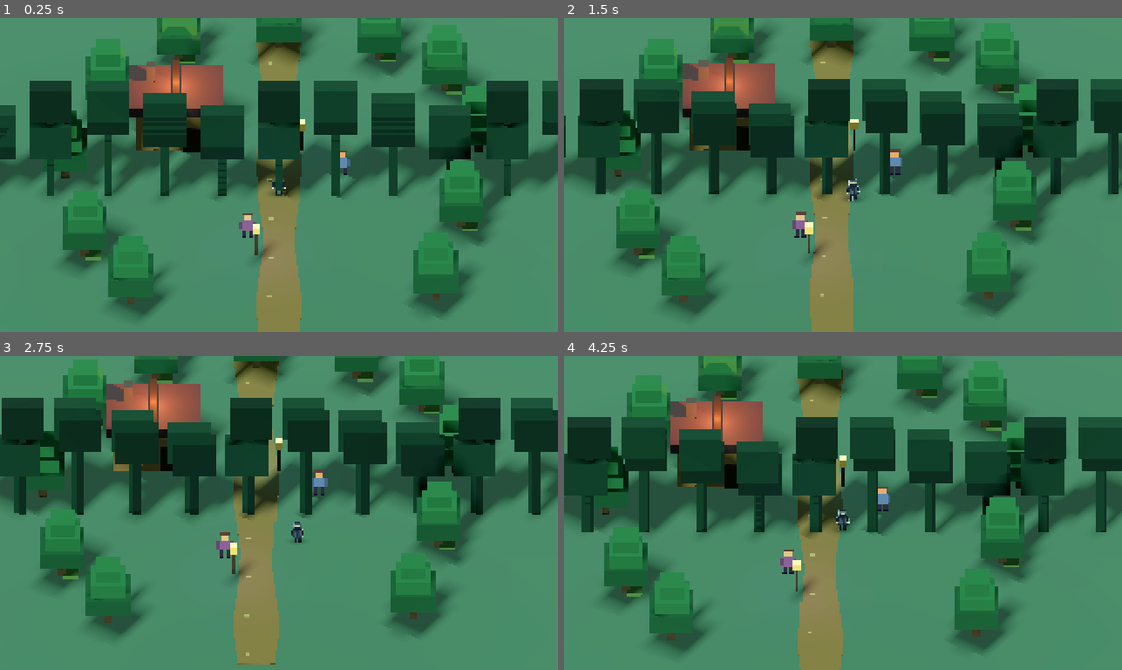
Above: before the commit, frames 1-4 (two rows, left to right).
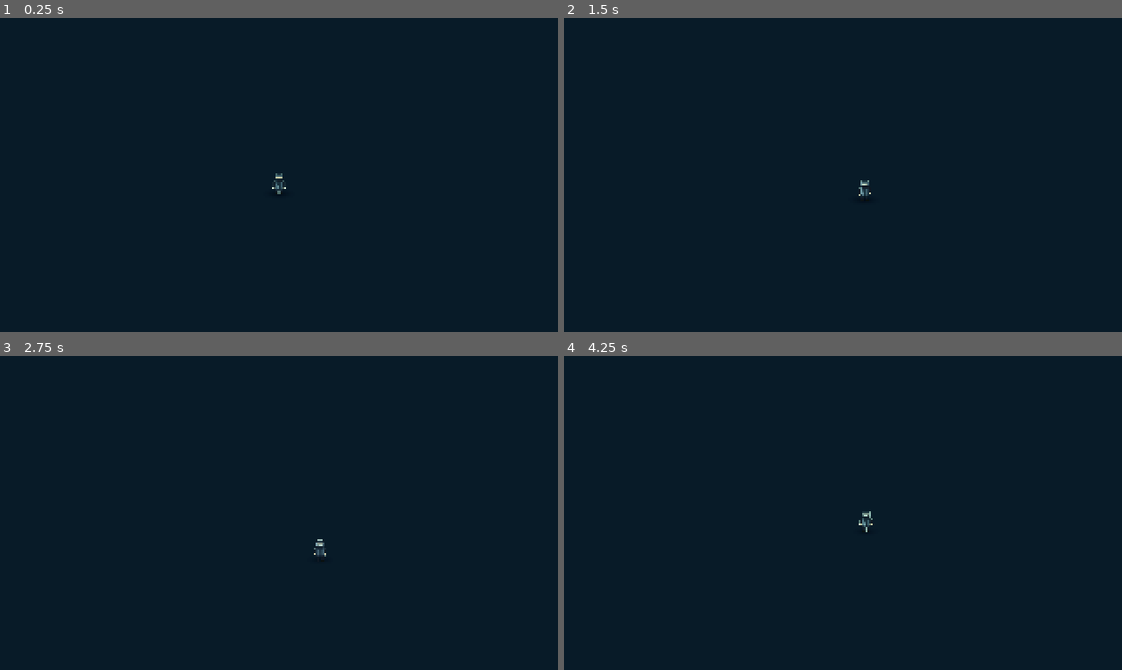
Above: after the commit, the same moments.

Repository: s1nnrockk/PIXELBOUND
Game: Godot game, scene res://scenes/test_lighting.tscn
Two runs of this game, one before a commit and one after it. Both use one fixed random seed, a clock stepped at 60 frames per second and the inputs below.
Inputs:
- Up to frame 1 (0.25 s): no input
- Up to frame 2 (1.5 s): tap Enter at 0.5 s; hold Right (ui_right) 0.53-1.28 s; hold Shift 0.53-1.28 s; hold Down (ui_down) from 1.28 s (still down); tap Shift at 1.35 s
- Up to frame 3 (2.75 s): release Down (ui_down) at 2.03 s; hold Right (ui_right) from 2.03 s (still down); hold Shift from 2.03 s (still down)
- Up to frame 4 (4.25 s): release Right (ui_right) at 2.78 s; release Shift at 2.78 s; hold Up (ui_up) 2.78-3.53 s; tap Shift at 2.85 s; hold Left (ui_left) from 3.53 s (still down); hold Shift from 3.53 s (still down)

The runs differ from the first frame. In frame 1, 94% of the frame differs, in the area x 0-100%, y 0-100%; in frame 2, 90%; in frame 3, 90%; in frame 4, 94%.
Error after the commit: Parse Error: Cannot infer the type of "a" variable because the value doesn't have a set type. (res://scripts/forest_location.gd:91)

Commit message:
Expand forest into a vast handcrafted-feeling world

Diff:
--- a/scripts/forest_location.gd
+++ b/scripts/forest_location.gd
@@ -3,10 +3,21 @@
 @onready var character: CharacterBody3D = $Character
 @onready var camera: Camera3D = $Camera3D
 
+const WORLD_HALF := 120.0
+const PATH_WIDTH := 2.2
+const PATH_STEP := 1.25
+
 var camera_origin := Vector3(0.0, 8.5, 9.5)
 var parallax_layers: Array[Node3D] = []
+var path_points: Array[Vector3] = []
+var rng := RandomNumberGenerator.new()
+
+var grass_material: StandardMaterial3D
+var path_material: StandardMaterial3D
+var path_edge_material: StandardMaterial3D
 
 func _ready() -> void:
+	rng.seed = 9042026
 	_build_forest()
 	camera.position = camera_origin
 	camera.rotation = Vector3(-0.68, 0.0, 0.0)
@@ -25,75 +36,243 @@
 		layer.position.z = -target.z * factor * 0.35
 
 func _build_forest() -> void:
-	var ground_mat := _mat(Color("#243d32"), 1.0)
+	grass_material = _mat(Color("#243d32"))
+	path_material = _mat(Color("#796044"))
+	path_edge_material = _mat(Color("#a18a61"))
+	_add_ground()
+	_build_long_trail()
+	_build_house(Vector3(-5.0, 0.0, -5.0))
+	_build_lake_and_bridge(Vector3(42.0, 0.0, -30.0))
+	_build_ruins(Vector3(-54.0, 0.0, -62.0))
+	_build_watchtower(Vector3(62.0, 0.0, 48.0))
+	_build_camp(Vector3(-48.0, 0.0, 52.0))
+	_build_mushroom_glade(Vector3(18.0, 0.0, 72.0))
+	_build_tree_population()
+	_build_npc(Vector3(2.0, 0.0, -1.0), Color("#d18b55"), Color("#4c6b8b"))
+	_build_npc(Vector3(-1.0, 0.0, 2.5), Color("#c7a56b"), Color("#6b4d76"))
+	_build_npc(Vector3(39.0, 0.0, -26.0), Color("#c99b7a"), Color("#536f58"))
+	_build_npc(Vector3(-51.0, 0.0, -59.0), Color("#b7a0d2"), Color("#8a553f"))
+	_build_lantern(Vector3(0.8, 0.0, -2.4))
+	_build_lantern(Vector3(-0.8, 0.0, 3.4))
+	_build_parallax_horizon()
+
+func _add_ground() -> void:
 	var ground := MeshInstance3D.new()
-	var ground_mesh := PlaneMesh.new()
-	ground_mesh.size = Vector2(36.0, 36.0)
-	ground.mesh = ground_mesh
-	ground.material_override = ground_mat
+	var mesh := PlaneMesh.new()
+	mesh.size = Vector2(WORLD_HALF * 2.0 + 40.0, WORLD_HALF * 2.0 + 40.0)
+	ground.mesh = mesh
+	ground.material_override = grass_material
 	ground.position.y = -0.12
 	add_child(ground)
 
-	_build_path()
-	_build_house(Vector3(-3.6, 0.0, -3.4))
-	_build_tree_ring()
-	_build_background_layer(-1, Color("#172d2b"), -14.0)
-	_build_background_layer(-2, Color("#203b35"), -10.0)
-	_build_npc(Vector3(2.2, 0.0, -1.0), Color("#d18b55"), Color("#4c6b8b"))
-	_build_npc(Vector3(-1.1, 0.0, 2.5), Color("#c7a56b"), Color("#6b4d76"))
-	_build_lantern(Vector3(0.8, 0.0, -2.4))
-	_build_lantern(Vector3(-0.8, 0.0, 3.4))
-
-func _build_path() -> void:
-	var path_mat := _mat(Color("#796044"))
-	var edge_mat := _mat(Color("#a18a61"))
-	for i in range(24):
-		var z := 8.0 - float(i) * 0.72
-		var width := 1.35 + 0.22 * sin(float(i) * 0.6)
-		_box("PathTile", Vector3(0.0, -0.045, z), Vector3(width, 0.035, 0.78), path_mat)
-		if i % 3 == 0:
-			_box("PathHighlight", Vector3(-width * 0.22, -0.022, z - 0.12), Vector3(0.16, 0.012, 0.12), edge_mat)
-
-func _build_tree_ring() -> void:
-	var positions := [
-		Vector3(-6.0, 0.0, -5.0), Vector3(-7.5, 0.0, -1.0),
-		Vector3(-6.8, 0.0, 3.4), Vector3(-5.2, 0.0, 6.0),
-		Vector3(5.8, 0.0, -5.8), Vector3(7.0, 0.0, -2.4),
-		Vector3(6.4, 0.0, 1.8), Vector3(5.5, 0.0, 5.8),
-		Vector3(-3.5, 0.0, -7.5), Vector3(0.0, 0.0, -8.2),
-		Vector3(3.5, 0.0, -7.6)
+func _build_long_trail() -> void:
+	var waypoints := [
+		Vector3(-5.0, 0.0, -5.0),
+		Vector3(4.0, 0.0, -18.0),
+		Vector3(20.0, 0.0, -26.0),
+		Vector3(42.0, 0.0, -30.0),
+		Vector3(55.0, 0.0, -12.0),
+		Vector3(38.0, 0.0, 8.0),
+		Vector3(14.0, 0.0, 20.0),
+		Vector3(-12.0, 0.0, 30.0),
+		Vector3(-34.0, 0.0, 42.0),
+		Vector3(-48.0, 0.0, 52.0),
+		Vector3(-32.0, 0.0, 70.0),
+		Vector3(-6.0, 0.0, 82.0),
+		Vector3(18.0, 0.0, 72.0),
+		Vector3(40.0, 0.0, 58.0),
+		Vector3(62.0, 0.0, 48.0),
+		Vector3(78.0, 0.0, 28.0),
+		Vector3(70.0, 0.0, 4.0),
+		Vector3(54.0, 0.0, -18.0),
+		Vector3(42.0, 0.0, -30.0)
 	]
-	for i in range(positions.size()):
-		_build_tree(positions[i], i)
-
-func _build_tree(pos: Vector3, seed: int) -> void:
-	var trunk_mat := _mat(Color("#49372e"))
-	var foliage_a := _mat(Color("#254d3b"))
-	var foliage_b := _mat(Color("#316447"))
-	var foliage_c := _mat(Color("#47734b"))
-	_box("TreeTrunk", pos + Vector3(0.0, 0.55, 0.0), Vector3(0.28, 1.1, 0.28), trunk_mat)
-	for tier in range(3):
-		var y := 1.15 + float(tier) * 0.52
-		var size := 1.55 - float(tier) * 0.34
-		var offset := Vector3(0.0, y, 0.0)
-		_box("PineFoliage", pos + offset, Vector3(size, 0.68, size), foliage_a if tier == 0 else foliage_b)
-		_box("FoliagePixel", pos + offset + Vector3(0.0, 0.16, -size * 0.18), Vector3(size * 0.62, 0.24, size * 0.62), foliage_c)
-	if seed % 2 == 0:
-		_box("Moss", pos + Vector3(0.32, 0.06, 0.1), Vector3(0.55, 0.12, 0.42), _mat(Color("#58734a")))
+	for segment in range(waypoints.size() - 1):
+		var a := waypoints[segment]
+		var b := waypoints[segment + 1]
+		var length := Vector2(b.x - a.x, b.z - a.z).length()
+		var steps := maxi(1, int(ceil(length / PATH_STEP)))
+		for step in range(steps):
+			var t := float(step) / float(steps)
+			var point := a.lerp(b, t)
+			var direction := Vector2(b.x - a.x, b.z - a.z).normalized()
+			var side := Vector2(-direction.y, direction.x)
+			point.x += side.x * sin(t * PI) * 1.4
+			point.z += side.y * sin(t * PI) * 1.4
+			path_points.append(point)
+			var tile := MeshInstance3D.new()
+			var tile_mesh := BoxMesh.new()
+			tile_mesh.size = Vector3(PATH_WIDTH + rng.randf_range(-0.12, 0.18), 0.045, PATH_STEP + 0.12)
+			tile.mesh = tile_mesh
+			tile.material_override = path_material if rng.randf() > 0.16 else path_edge_material
+			tile.position = Vector3(point.x, -0.035, point.z)
+			tile.rotation.y = atan2(direction.x, direction.y)
+			add_child(tile)
+			if step % 5 == 0:
+				_add_path_stone(point, side)
+
+func _add_path_stone(point: Vector3, side: Vector2) -> void:
+	var offset := rng.randf_range(1.5, 2.8) * (1.0 if rng.randf() > 0.5 else -1.0)
+	var stone := _box_mesh("TrailStone", Vector3(point.x + side.x * offset, 0.06, point.z + side.y * offset), Vector3(rng.randf_range(0.18, 0.42), 0.12, rng.randf_range(0.18, 0.38)), _mat(Color("#526052")))
+
+func _build_tree_population() -> void:
+	var species := [
+		{"trunk": Color("#49372e"), "crown": Color("#254d3b"), "height": 3.6, "width": 2.1, "kind": 0},
+		{"trunk": Color("#584233"), "crown": Color("#356044"), "height": 2.8, "width": 2.8, "kind": 1},
+		{"trunk": Color("#3d342d"), "crown": Color("#41694a"), "height": 4.4, "width": 1.8, "kind": 2},
+		{"trunk": Color("#66513a"), "crown": Color("#5b7545"), "height": 2.4, "width": 2.4, "kind": 3}
+	]
+	var trunk_meshes: Array[Mesh] = []
+	var crown_meshes: Array[Mesh] = []
+	var trunk_mats: Array[Material] = []
+	var crown_mats: Array[Material] = []
+	for data in species:
+		var trunk := BoxMesh.new()
+		trunk.size = Vector3(0.32, float(data.height) * 0.42, 0.32)
+		trunk_meshes.append(trunk)
+		var crown := BoxMesh.new()
+		crown.size = Vector3(float(data.width), float(data.height) * 0.52, float(data.width))
+		crown_meshes.append(crown)
+		trunk_mats.append(_mat(data.trunk))
+		crown_mats.append(_mat(data.crown))
+	var trunk_batches: Array[MultiMeshInstance3D] = []
+	var crown_batches: Array[MultiMeshInstance3D] = []
+	var trunks: Array[MultiMesh] = []
+	var crowns: Array[MultiMesh] = []
+	for i in range(species.size()):
+		var trunk_batch := _new_multimesh(trunk_meshes[i], trunk_mats[i], "TreeTrunks_%d" % i)
+		var crown_batch := _new_multimesh(crown_meshes[i], crown_mats[i], "TreeCanopies_%d" % i)
+		trunk_batches.append(trunk_batch)
+		crown_batches.append(crown_batch)
+		trunks.append(trunk_batch.multimesh)
+		crowns.append(crown_batch.multimesh)
+	var counts := [0, 0, 0, 0]
+	for n in range(1500):
+		var x := rng.randf_range(-WORLD_HALF, WORLD_HALF)
+		var z := rng.randf_range(-WORLD_HALF, WORLD_HALF)
+		if _near_path(Vector3(x, 0.0, z), 4.5) or _near_landmark(Vector3(x, 0.0, z), 10.0):
+			continue
+		var species_index := rng.randi_range(0, species.size() - 1)
+		var data: Dictionary = species[species_index]
+		var scale := rng.randf_range(0.72, 1.38)
+		var height := float(data.height) * scale
+		var yaw := rng.randf_range(0.0, TAU)
+		var trunk_transform := Transform3D(Basis(Vector3.UP, yaw).scaled(Vector3(scale, scale, scale)), Vector3(x, height * 0.21, z))
+		var crown_transform := Transform3D(Basis(Vector3.UP, yaw).scaled(Vector3(scale, scale, scale)), Vector3(x, height * 0.68, z))
+		trunks[species_index].instance_count += 1
+		crowns[species_index].instance_count += 1
+		trunks[species_index].set_instance_transform(counts[species_index], trunk_transform)
+		crowns[species_index].set_instance_transform(counts[species_index], crown_transform)
+		counts[species_index] += 1
+
+func _new_multimesh(mesh: Mesh, material: Material, node_name: String) -> MultiMeshInstance3D:
+	var multi := MultiMesh.new()
+	multi.transform_format = MultiMesh.TRANSFORM_3D
+	multi.mesh = mesh
+	multi.instance_count = 0
+	var instance := MultiMeshInstance3D.new()
+	instance.name = node_name
+	instance.multimesh = multi
+	instance.material_override = material
+	add_child(instance)
+	return instance
+
+func _near_path(point: Vector3, margin: float) -> bool:
+	for path_point in path_points:
+		if Vector2(point.x - path_point.x, point.z - path_point.z).length() < margin:
+			return true
+	return false
+
+func _near_landmark(point: Vector3, margin: float) -> bool:
+	var landmarks := [
+		Vector3(-5.0, 0.0, -5.0), Vector3(42.0, 0.0, -30.0),
+		Vector3(-54.0, 0.0, -62.0), Vector3(62.0, 0.0, 48.0),
+		Vector3(-48.0, 0.0, 52.0), Vector3(18.0, 0.0, 72.0)
+	]
+	for landmark in landmarks:
+		if Vector2(point.x - landmark.x, point.z - landmark.z).length() < margin:
+			return true
+	return false
 
 func _build_house(pos: Vector3) -> void:
 	var wall := _mat(Color("#8b6548"))
 	var roof := _mat(Color("#4b3540"))
 	var dark := _mat(Color("#392a2c"))
 	var window := _mat(Color("#f4bd68"), 0.25)
-	_box("CabinBody", pos + Vector3(0.0, 0.8, 0.0), Vector3(2.8, 1.6, 2.1), wall)
-	_box("CabinRoof", pos + Vector3(0.0, 1.85, 0.0), Vector3(3.25, 0.38, 2.5), roof)
-	_box("RoofRidge", pos + Vector3(0.0, 2.12, 0.0), Vector3(0.22, 0.22, 2.55), dark)
-	_box("Door", pos + Vector3(0.55, 0.52, 1.07), Vector3(0.58, 1.04, 0.08), dark)
-	_box("WindowLeft", pos + Vector3(-0.72, 1.02, 1.08), Vector3(0.48, 0.48, 0.08), window)
-	_box("WindowRight", pos + Vector3(1.12, 1.02, 1.08), Vector3(0.48, 0.48, 0.08), window)
-	_box("WindowCross", pos + Vector3(-0.72, 1.02, 1.14), Vector3(0.06, 0.52, 0.04), dark)
-	_box("Chimney", pos + Vector3(-0.9, 2.25, -0.45), Vector3(0.34, 0.9, 0.36), _mat(Color("#57444a")))
+	_box_mesh("CabinBody", pos + Vector3(0.0, 0.8, 0.0), Vector3(2.8, 1.6, 2.1), wall)
+	_box_mesh("CabinRoof", pos + Vector3(0.0, 1.85, 0.0), Vector3(3.25, 0.38, 2.5), roof)
+	_box_mesh("RoofRidge", pos + Vector3(0.0, 2.12, 0.0), Vector3(0.22, 0.22, 2.55), dark)
+	_box_mesh("Door", pos + Vector3(0.55, 0.52, 1.07), Vector3(0.58, 1.04, 0.08), dark)
+	_box_mesh("WindowLeft", pos + Vector3(-0.72, 1.02, 1.08), Vector3(0.48, 0.48, 0.08), window)
+	_box_mesh("WindowRight", pos + Vector3(1.12, 1.02, 1.08), Vector3(0.48, 0.48, 0.08), window)
+	_box_mesh("Chimney", pos + Vector3(-0.9, 2.25, -0.45), Vector3(0.34, 0.9, 0.36), _mat(Color("#57444a")))
+	_box_mesh("Porch", pos + Vector3(0.0, 0.12, 1.45), Vector3(3.1, 0.18, 0.8), _mat(Color("#6e503b")))
+
+func _build_lake_and_bridge(pos: Vector3) -> void:
+	var water := _mat(Color("#294e59"), 0.18)
+	var lake := MeshInstance3D.new()
+	var lake_mesh := CylinderMesh.new()
+	lake_mesh.top_radius = 10.5
+	lake_mesh.bottom_radius = 10.5
+	lake_mesh.height = 0.08
+	lake.mesh = lake_mesh
+	lake.material_override = water
+	lake.position = pos + Vector3(0.0, -0.02, 0.0)
+	add_child(lake)
+	for i in range(13):
+		var x := -6.0 + float(i) * 1.0
+		_box_mesh("BridgePlank", pos + Vector3(x, 0.12, 0.0), Vector3(0.9, 0.16, 2.6), _mat(Color("#76563c")))
+	for side in [-1.0, 1.0]:
+		for i in range(5):
+			var x := -5.0 + float(i) * 2.5
+			_box_mesh("BridgeRail", pos + Vector3(x, 0.62, side * 1.15), Vector3(0.12, 0.9, 0.12), _mat(Color("#49372e")))
+		_box_mesh("BridgeHandrail", pos + Vector3(0.0, 1.0, side * 1.15), Vector3(11.0, 0.12, 0.12), _mat(Color("#49372e")))
+	for i in range(28):
+		var angle := TAU * float(i) / 28.0
+		var rock_pos := pos + Vector3(cos(angle) * 10.8, 0.08, sin(angle) * 10.8)
+		_box_mesh("LakesideRock", rock_pos, Vector3(rng.randf_range(0.4, 1.0), 0.3, 0.5), _mat(Color("#58645a")))
+
+func _build_ruins(pos: Vector3) -> void:
+	var stone := _mat(Color("#646b68"))
+	var moss := _mat(Color("#3e6347"))
+	for i in range(7):
+		var angle := TAU * float(i) / 7.0
+		var p := pos + Vector3(cos(angle) * 4.8, 1.2, sin(angle) * 4.8)
+		_box_mesh("RuinedPillar", p, Vector3(0.8, 2.4 + rng.randf_range(-0.8, 0.5), 0.8), stone)
+		_box_mesh("PillarMoss", p + Vector3(0.0, 0.7, 0.42), Vector3(0.84, 0.36, 0.12), moss)
+	_box_mesh("BrokenAltar", pos + Vector3(0.0, 0.45, 0.0), Vector3(2.6, 0.9, 1.6), stone)
+	_box_mesh("RuneStone", pos + Vector3(0.0, 1.1, 0.0), Vector3(0.7, 1.2, 0.25), _mat(Color("#83b8a0"), 0.4))
+
+func _build_watchtower(pos: Vector3) -> void:
+	var wood := _mat(Color("#654631"))
+	var roof := _mat(Color("#493a42"))
+	for x in [-1.2, 1.2]:
+		for z in [-1.2, 1.2]:
+			_box_mesh("TowerLeg", pos + Vector3(x, 3.0, z), Vector3(0.24, 6.0, 0.24), wood)
+	_box_mesh("TowerDeck", pos + Vector3(0.0, 4.8, 0.0), Vector3(3.4, 0.3, 3.4), wood)
+	_box_mesh("TowerRoof", pos + Vector3(0.0, 6.4, 0.0), Vector3(4.0, 0.4, 4.0), roof)
+	for y in [5.4, 6.0]:
+		_box_mesh("TowerRailFront", pos + Vector3(0.0, y, 1.5), Vector3(3.2, 0.12, 0.12), wood)
+		_box_mesh("TowerRailBack", pos + Vector3(0.0, y, -1.5), Vector3(3.2, 0.12, 0.12), wood)
+
+func _build_camp(pos: Vector3) -> void:
+	_box_mesh("CampfireStone", pos + Vector3(0.0, 0.08, 0.0), Vector3(1.5, 0.16, 1.5), _mat(Color("#65594a")))
+	_box_mesh("CampfireEmbers", pos + Vector3(0.0, 0.2, 0.0), Vector3(0.6, 0.18, 0.6), _mat(Color("#ff8b45"), 1.2))
+	_box_mesh("Tent", pos + Vector3(3.0, 1.0, 0.0), Vector3(3.2, 2.0, 2.8), _mat(Color("#8b6847")))
+	_box_mesh("TentDoor", pos + Vector3(3.0, 0.65, 1.42), Vector3(1.0, 1.3, 0.08), _mat(Color("#49382e")))
+	for i in range(6):
+		var angle := TAU * float(i) / 6.0
+		_box_mesh("CampLog", pos + Vector3(cos(angle) * 1.2, 0.16, sin(angle) * 1.2), Vector3(0.9, 0.25, 0.28), _mat(Color("#73543b")))
+
+func _build_mushroom_glade(pos: Vector3) -> void:
+	var grass := _mat(Color("#527447"))
+	_box_mesh("GladePatch", pos + Vector3(0.0, -0.02, 0.0), Vector3(14.0, 0.04, 12.0), grass)
+	for i in range(42):
+		var x := rng.randf_range(-6.0, 6.0)
+		var z := rng.randf_range(-5.0, 5.0)
+		var stem_height := rng.randf_range(0.18, 0.42)
+		_box_mesh("MushroomStem", pos + Vector3(x, stem_height * 0.5, z), Vector3(0.12, stem_height, 0.12), _mat(Color("#e4d8b4")))
+		_box_mesh("MushroomCap", pos + Vector3(x, stem_height + 0.08, z), Vector3(rng.randf_range(0.28, 0.48), 0.16, rng.randf_range(0.28, 0.48)), _mat(Color("#bd6c78") if i % 2 == 0 else Color("#d8a65c"), 0.12))
 
 func _build_npc(pos: Vector3, skin: Color, clothes: Color) -> void:
 	var sprite := Sprite3D.new()
@@ -126,35 +305,37 @@
 			image.set_pixel(px, py, color)
 
 func _build_lantern(pos: Vector3) -> void:
-	_box("LanternPost", pos + Vector3(0.0, 0.55, 0.0), Vector3(0.08, 1.1, 0.08), _mat(Color("#4a3931")))
-	_box("LanternGlow", pos + Vector3(0.0, 1.12, 0.0), Vector3(0.28, 0.3, 0.28), _mat(Color("#ffc56b"), 0.2))
-
-func _build_background_layer(index: int, color: Color, z: float) -> void:
+	_box_mesh("LanternPost", pos + Vector3(0.0, 0.55, 0.0), Vector3(0.08, 1.1, 0.08), _mat(Color("#4a3931")))
+	_box_mesh("LanternGlow", pos + Vector3(0.0, 1.12, 0.0), Vector3(0.28, 0.3, 0.28), _mat(Color("#ffc56b"), 0.2))
+
+func _build_parallax_horizon() -> void:
+	_build_background_layer(-1, Color("#172d2b"), -150.0, 80.0)
+	_build_background_layer(-2, Color("#203b35"), -115.0, 100.0)
+
+func _build_background_layer(index: int, color: Color, z: float, span: float) -> void:
 	var layer := Node3D.new()
 	layer.name = "ParallaxForest%d" % abs(index)
 	layer.position.z = z
 	add_child(layer)
 	parallax_layers.append(layer)
 	var material := _mat(color)
-	for i in range(13):
-		var x := -12.0 + float(i) * 2.0
-		var h := 2.2 + float((i * 7 + abs(index)) % 4) * 0.55
-		var trunk := MeshInstance3D.new()
-		var mesh := BoxMesh.new()
-		mesh.size = Vector3(0.28, h, 0.3)
-		trunk.mesh = mesh
-		trunk.material_override = material
-		trunk.position = Vector3(x, h * 0.5, 0.0)
-		layer.add_child(trunk)
-		var crown := MeshInstance3D.new()
-		var crown_mesh := BoxMesh.new()
-		crown_mesh.size = Vector3(1.5, 1.4, 0.6)
-		crown.mesh = crown_mesh
-		crown.material_override = material
-		crown.position = Vector3(x, h + 0.3, 0.0)
-		layer.add_child(crown)
-
-func _box(node_name: String, pos: Vector3, dimensions: Vector3, material: Material) -> void:
+	for i in range(61):
+		var x := -span + float(i) * (span * 2.0 / 60.0)
+		var h := 8.0 + float((i * 7 + abs(index)) % 7) * 1.4
+		_box_mesh_parent(layer, "FarTreeTrunk", Vector3(x, h * 0.5, 0.0), Vector3(1.0, h, 1.0), material)
+		_box_mesh_parent(layer, "FarTreeCrown", Vector3(x, h + 1.0, 0.0), Vector3(5.0, 4.0, 1.0), material)
+
+func _box_mesh_parent(parent: Node3D, node_name: String, pos: Vector3, dimensions: Vector3, material: Material) -> void:
+	var instance := MeshInstance3D.new()
+	instance.name = node_name
+	var mesh := BoxMesh.new()
+	mesh.size = dimensions
+	instance.mesh = mesh
+	instance.material_override = material
+	instance.position = pos
+	parent.add_child(instance)
+
+func _box_mesh(node_name: String, pos: Vector3, dimensions: Vector3, material: Material) -> MeshInstance3D:
 	var instance := MeshInstance3D.new()
 	instance.name = node_name
 	var mesh := BoxMesh.new()
@@ -163,6 +344,7 @@
 	instance.material_override = material
 	instance.position = pos
 	add_child(instance)
+	return instance
 
 func _mat(color: Color, emission: float = 0.0) -> StandardMaterial3D:
 	var material := StandardMaterial3D.new()
